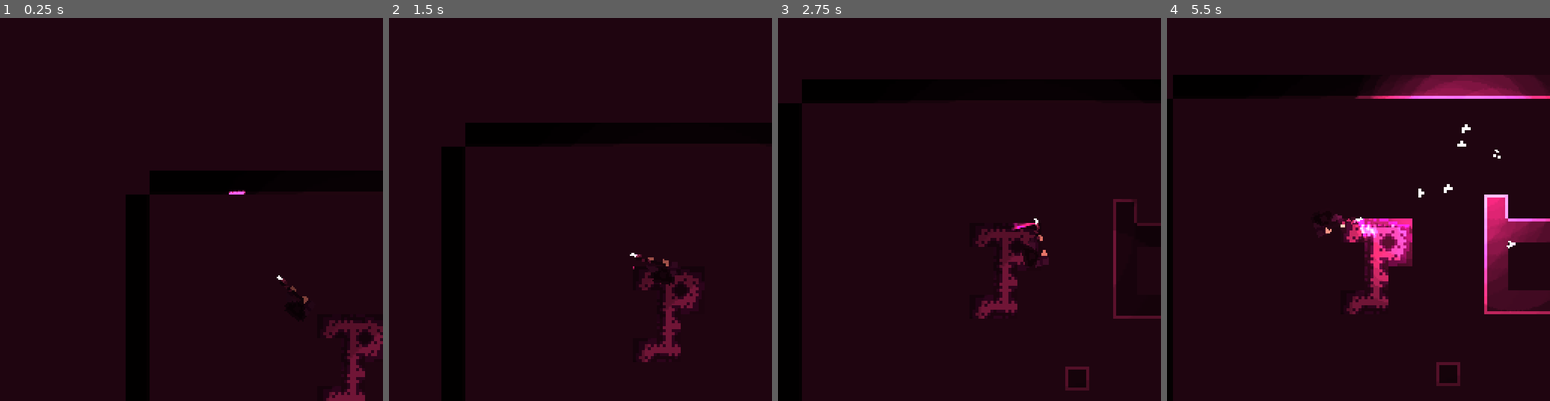
Above: before the commit, frames 1-4 (left to right).
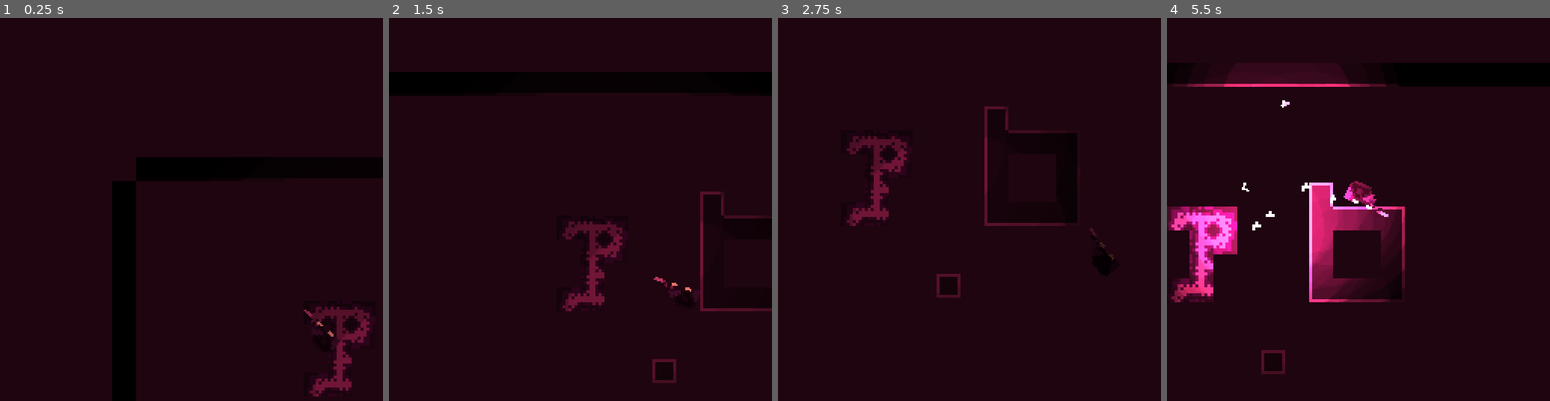
Above: after the commit, the same moments.

Repository: Simplexeon/WolfJam-2023
Game: Godot game, scene res://Levels/main.tscn
Two runs of this game, one before a commit and one after it. Both use one fixed random seed, a clock stepped at 60 frames per second and the inputs below.
Inputs (mouse positions are in pixels of both pictures, inside the frame that each line leads up to):
- Up to frame 1 (0.25 s): no input
- Up to frame 2 (1.5 s): move the mouse to (664, 190) at 0.52 s; hold D (right) 0.53-1.28 s; right-click (664, 190) at 0.6 s; move the mouse to (503, 228) at 1.27 s; hold S (down) from 1.28 s (still down); click (503, 228) at 1.35 s
- Up to frame 3 (2.75 s): right-click (892, 228) at 1.55 s; move the mouse to (1007, 125) at 2.02 s; release S (down) at 2.03 s; hold D (right) from 2.03 s (still down); right-click (1007, 125) at 2.1 s
- Up to frame 4 (5.5 s): move the mouse to (1339, 286) at 2.77 s; release D (right) at 2.78 s; hold W (up) 2.78-3.53 s; right-click (1339, 286) at 2.85 s; move the mouse to (1473, 266) at 3.52 s; hold A (left) 3.53-5.03 s; click (1473, 266) at 3.6 s; right-click (1473, 266) at 3.8 s; move the mouse to (1243, 152) at 4.27 s; right-click (1243, 152) at 4.35 s; move the mouse to (1377, 209) at 5.02 s; hold S (down) from 5.03 s (still down); right-click (1377, 209) at 5.1 s

The runs differ from the first frame. In frame 1, 9.4% of the frame differs, in the area x 29-100%, y 36-100%; in frame 2, 15%; in frame 3, 13%; in frame 4, 20%, in the area x 0-100%, y 11-100%.

Commit message:
Player Fixes

Diff:
--- a/Levels/main.tscn
+++ b/Levels/main.tscn
@@ -1,23 +1,19 @@
 [gd_scene load_steps=5 format=3 uid="uid://dprabjvil2cku"]
 
-[ext_resource type="PackedScene" uid="uid://ckndod2ea2l0e" path="res://Player/player.tscn" id="1_luk4o"]
 [ext_resource type="Script" path="res://Levels/Camera2D.gd" id="2_lh26t"]
 [ext_resource type="PackedScene" uid="uid://ba3rpsvyhb551" path="res://Levels/tile_map.tscn" id="2_v2rwh"]
 [ext_resource type="Texture2D" uid="uid://covsm0gnri57k" path="res://Art/Prototype/Light.png" id="4_6jhjs"]
+[ext_resource type="PackedScene" uid="uid://brjpsfcowvc7i" path="res://Player/player_character.tscn" id="4_h0qhc"]
 
 [node name="Main" type="Node2D"]
-
-[node name="Player" parent="." instance=ExtResource("1_luk4o")]
-position = Vector2(88, 70)
-Speed = 40.0
 
 [node name="TileMap" parent="." instance=ExtResource("2_v2rwh")]
 
 [node name="Camera2D" type="Camera2D" parent="." node_paths=PackedStringArray("player")]
 position_smoothing_speed = 50.0
 script = ExtResource("2_lh26t")
-player = NodePath("../Player")
-smoothing = 0.6
+player = NodePath("../PlayerCharacter")
+smoothing = 0.8
 
 [node name="Enemies" type="Node2D" parent="."]
 
@@ -39,3 +35,7 @@
 shadow_enabled = true
 shadow_color = Color(0.0745098, 0.00784314, 0.0313726, 1)
 texture = ExtResource("4_6jhjs")
+
+[node name="PlayerCharacter" parent="." instance=ExtResource("4_h0qhc")]
+position = Vector2(117, 106)
+Speed = 130.0
--- a/Player/Gun.gd
+++ b/Player/Gun.gd
@@ -11,6 +11,8 @@
 # Components
 @onready var cooldown_timer : Timer = $CDTimer;
 @onready var gun_head : Node2D = $GunHead;
+@onready var muzzle_flash : PointLight2D = $MuzzleFlash;
+@onready var muzzle_flash_timer : Timer = $MuzzleFlashTimer;
 var root_node : Node2D;
 
 var bullet_scene : PackedScene = preload("res://Player/Bullet.tscn");
@@ -18,6 +20,7 @@
 
 func _ready() -> void:
 	root_node = get_tree().current_scene;
+	muzzle_flash.visible = false;
 
 
 func shoot(mouse_pos : Vector2) -> void:
@@ -48,5 +51,13 @@
 		# Increment the loop
 		i += 1;
 
+	# Muzzle flash
+	muzzle_flash.visible = true;
+	muzzle_flash_timer.start();
+
 	# Start cooldown
 	cooldown_timer.start();
+
+
+func _on_muzzle_flash_timer_timeout() -> void:
+	muzzle_flash.visible = false;
--- a/Levels/gun.tscn
+++ b/Player/gun.tscn
@@ -24,9 +24,16 @@
 [node name="GunHead" type="Node2D" parent="."]
 position = Vector2(24, 0)
 
-[node name="PointLight2D" type="PointLight2D" parent="."]
+[node name="MuzzleFlash" type="PointLight2D" parent="."]
+visible = false
 position = Vector2(52, 0)
 rotation = -1.5708
-energy = 7.62
+energy = 9.77
 shadow_enabled = true
 texture = ExtResource("3_s4ft5")
+
+[node name="MuzzleFlashTimer" type="Timer" parent="."]
+wait_time = 0.3
+one_shot = true
+
+[connection signal="timeout" from="MuzzleFlashTimer" to="." method="_on_muzzle_flash_timer_timeout"]
--- a/Player/player.tscn
+++ b/Player/player.tscn
@@ -1,7 +1,7 @@
 [gd_scene load_steps=5 format=3 uid="uid://ckndod2ea2l0e"]
 
 [ext_resource type="Script" path="res://Player/player.gd" id="1_1gywm"]
-[ext_resource type="PackedScene" uid="uid://qiaarkcs1nih" path="res://Levels/gun.tscn" id="2_ifvny"]
+[ext_resource type="PackedScene" uid="uid://qiaarkcs1nih" path="res://Player/gun.tscn" id="2_ifvny"]
 [ext_resource type="Texture2D" uid="uid://bfdklyykf7c0t" path="res://Art/player/player.png" id="2_slxed"]
 
 [sub_resource type="CircleShape2D" id="CircleShape2D_esqfs"]
--- /dev/null
+++ b/Player/player_character.tscn
@@ -0,0 +1,22 @@
+[gd_scene load_steps=5 format=3 uid="uid://brjpsfcowvc7i"]
+
+[ext_resource type="Script" path="res://Player/player.gd" id="1_jk8fe"]
+[ext_resource type="PackedScene" uid="uid://qiaarkcs1nih" path="res://Player/gun.tscn" id="2_87qi1"]
+[ext_resource type="Texture2D" uid="uid://bfdklyykf7c0t" path="res://Art/player/player.png" id="3_mldyy"]
+
+[sub_resource type="CircleShape2D" id="CircleShape2D_u2md2"]
+radius = 9.05539
+
+[node name="PlayerCharacter" type="CharacterBody2D"]
+script = ExtResource("1_jk8fe")
+
+[node name="Gun" parent="." instance=ExtResource("2_87qi1")]
+position = Vector2(4, 0)
+
+[node name="Sprite2D" type="Sprite2D" parent="."]
+position = Vector2(4, -4)
+texture = ExtResource("3_mldyy")
+
+[node name="CollisionShape2D" type="CollisionShape2D" parent="."]
+position = Vector2(4, -5)
+shape = SubResource("CircleShape2D_u2md2")
Not shown, added: Art/Tiles (3).png.import
